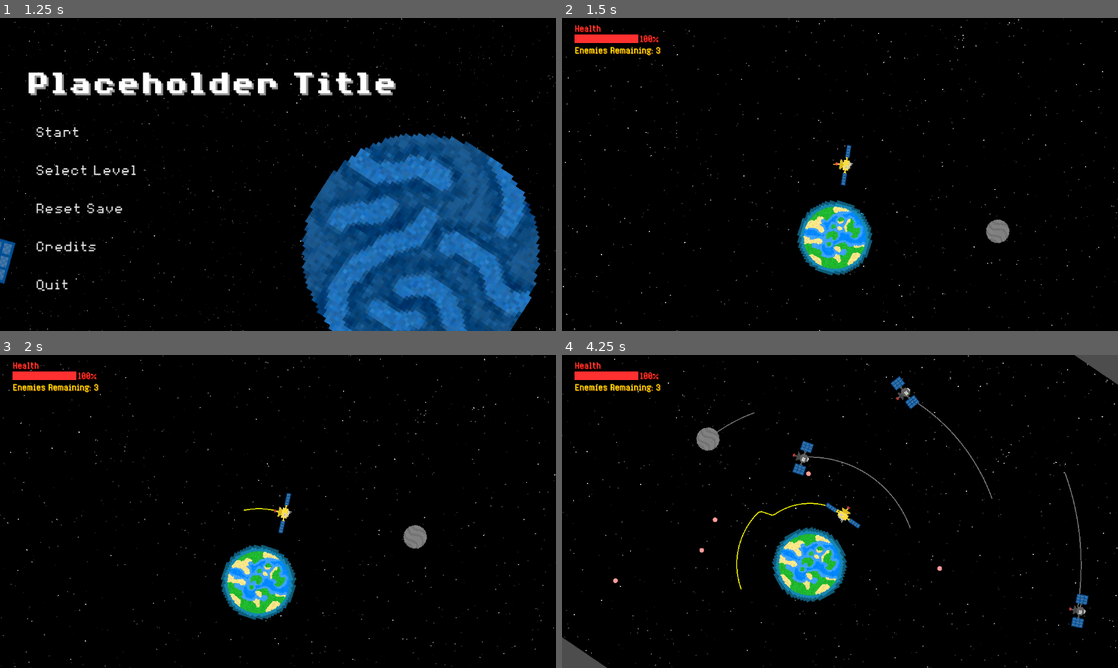
Above: before the commit, frames 1-4 (two rows, left to right).
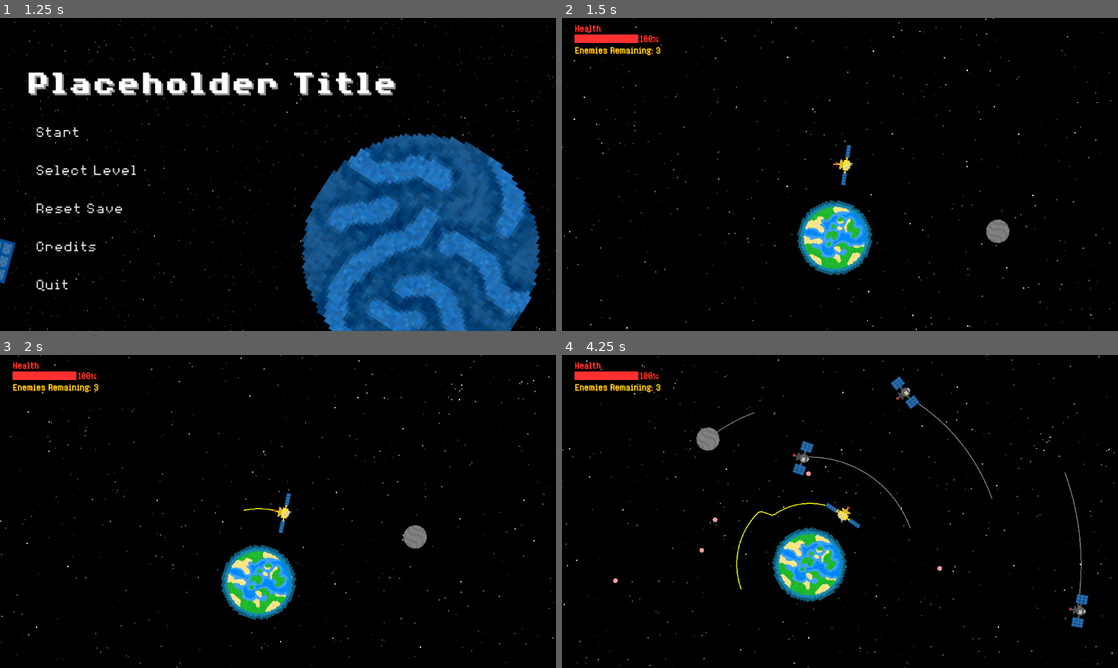
Above: after the commit, the same moments.

Repository: Birb-Games/gmtk-2025
Game: Godot game, scene res://scenes/main.tscn
Two runs of this game, one before a commit and one after it. Both use one fixed random seed, a clock stepped at 60 frames per second and the inputs below.
Inputs (mouse positions are in pixels of both pictures, inside the frame that each line leads up to):
- Up to frame 1 (1.25 s): click "Skip" at 0.5 s
- Up to frame 2 (1.5 s): click "Start" at 1.25 s
- Up to frame 3 (2 s): no input
- Up to frame 4 (4.25 s): move the mouse to (962, 495) at 2.02 s; press the mouse at (962, 495) at 2.03 s; hold Right (right) 2.03-2.78 s; move the mouse to (728, 527) at 2.77 s; release the mouse at (728, 527) at 2.78 s; hold Down (down) 2.78-3.53 s; tap Mouse wheel up (zoom_camera_in) at 2.85 s; move the mouse to (895, 442) at 3.52 s; hold Right (right) from 3.53 s (still down); tap Mouse wheel down (zoom_camera_out) at 3.6 s

Frame 1 is identical in both runs. In frame 2, 0.8% of the frame differs, in the area x 0-100%, y 0-100%; in frame 3, 0.8%; in frame 4, 1.6%.

Commit message:
fix camera bug?

Diff:
--- a/scripts/camera.gd
+++ b/scripts/camera.gd
@@ -17,4 +17,4 @@
 	# Adjust the background coverage
 	zoom.x = clamp(zoom.x, MIN_ZOOM, MAX_ZOOM)
 	zoom.y = zoom.x
-	$Background.scale = Vector2(1.0 / zoom.x, 1.0 / zoom.y) * 2.0
+	$Background.scale = Vector2(1.0 / zoom.x, 1.0 / zoom.y) * 2.5
